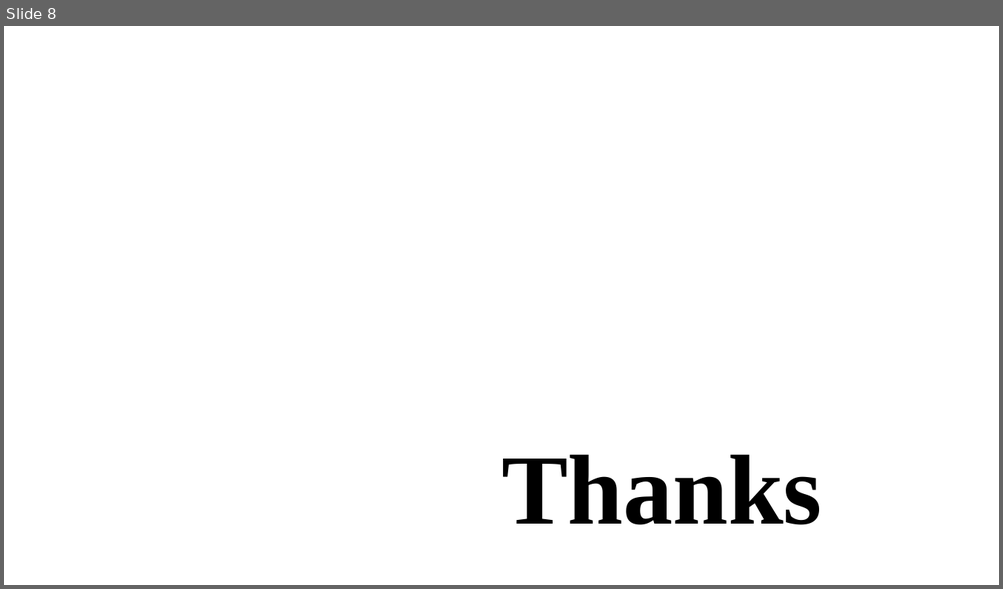
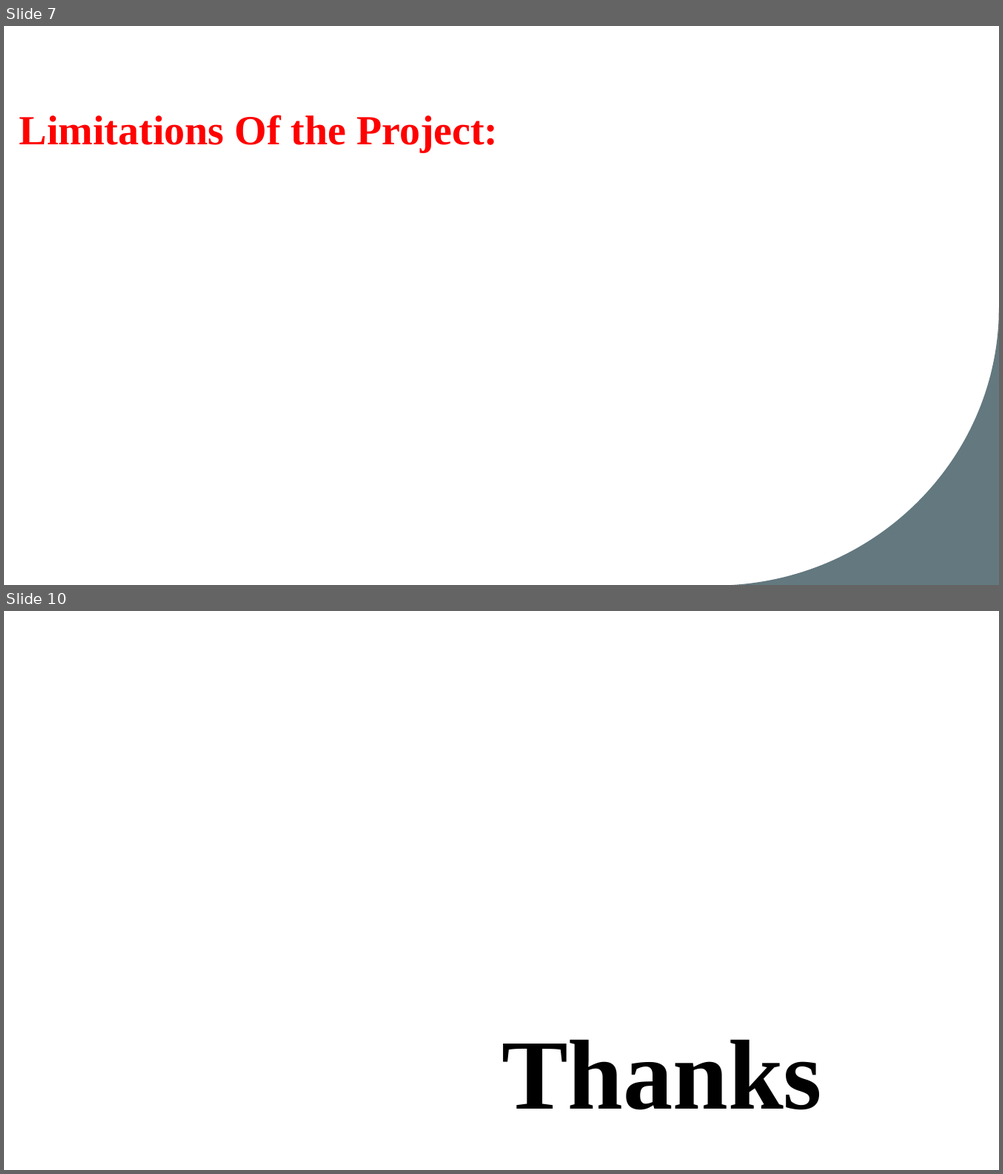
Before and after one commit to vinay-polanki/ATC_R_Project, a slide deck: Atc & Visualisation.pptx. Shown one above the other, each under a label of ours: slide 8 before the commit, slides 7 and 10 after it; the slides between them are not shown. The pictures are 1003x589 and 1003x1174 pixels, drawn with LibreOffice and Linux fonts; fonts in the diff are those of the drawing; background and template pictures are left out. Boxes give left, top, right and bottom in pixels: in the first picture for what was removed or moved away, otherwise in the second. Text is boxed around its words. In the diff, an @@ line names an element or a change of style, - is before the commit and + after.

```diff
--- a/Atc & Visualisation.pptx
+++ b/Atc & Visualisation.pptx
@@ slide 7 added at (x1=4, y1=26, x2=999, y2=585), background #FFFFFF @@
@@ title added at (x1=20, y1=115, x2=498, y2=152), 40 pt, text #FF0000, bold @@
+Limitations Of the Project:
@@ freeform shape added at (x1=723, y1=308, x2=999, y2=585), fill #63787F @@
@@ what was slide 8 is now slide 10 @@
```
Also in this commit, not shown: 1 slide changed, 7 other slides added, 6 slides removed.
